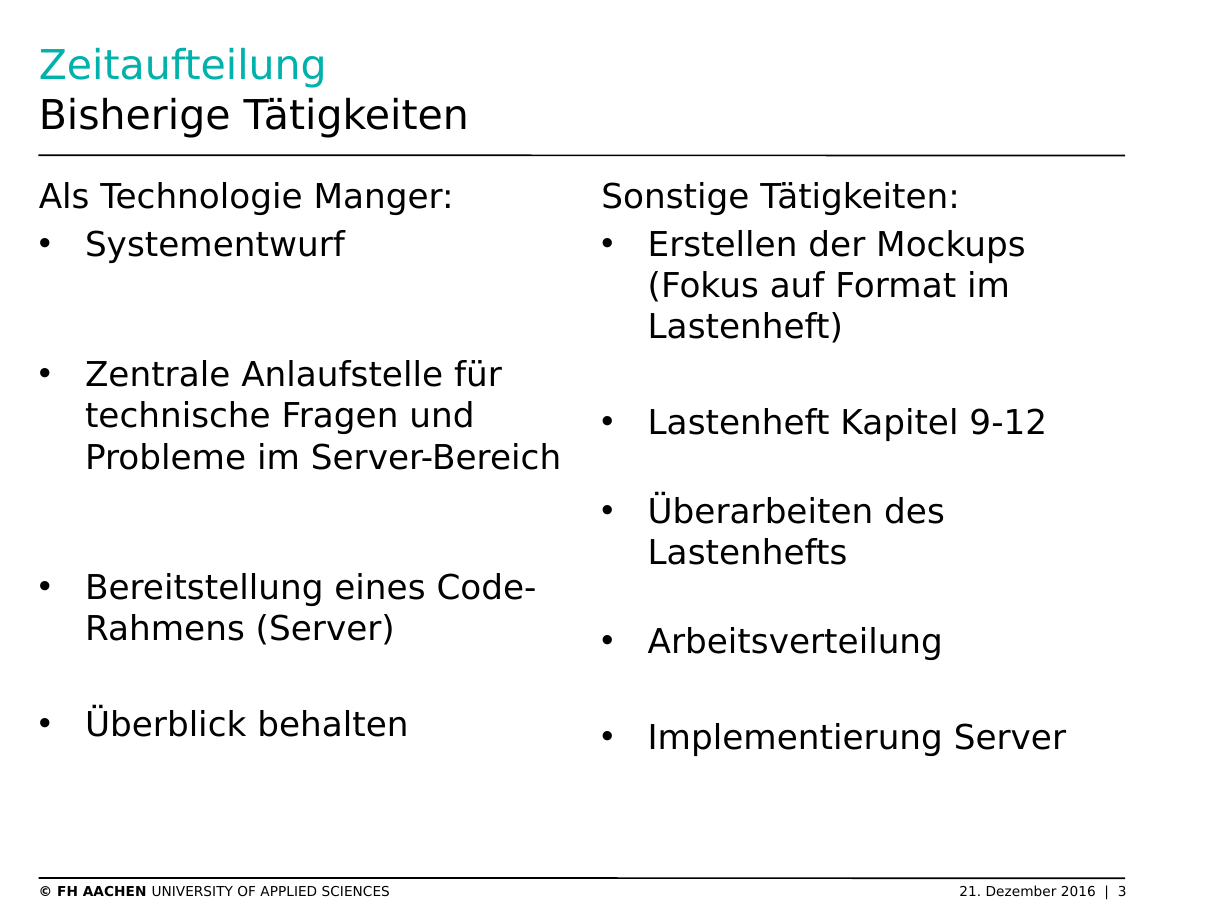
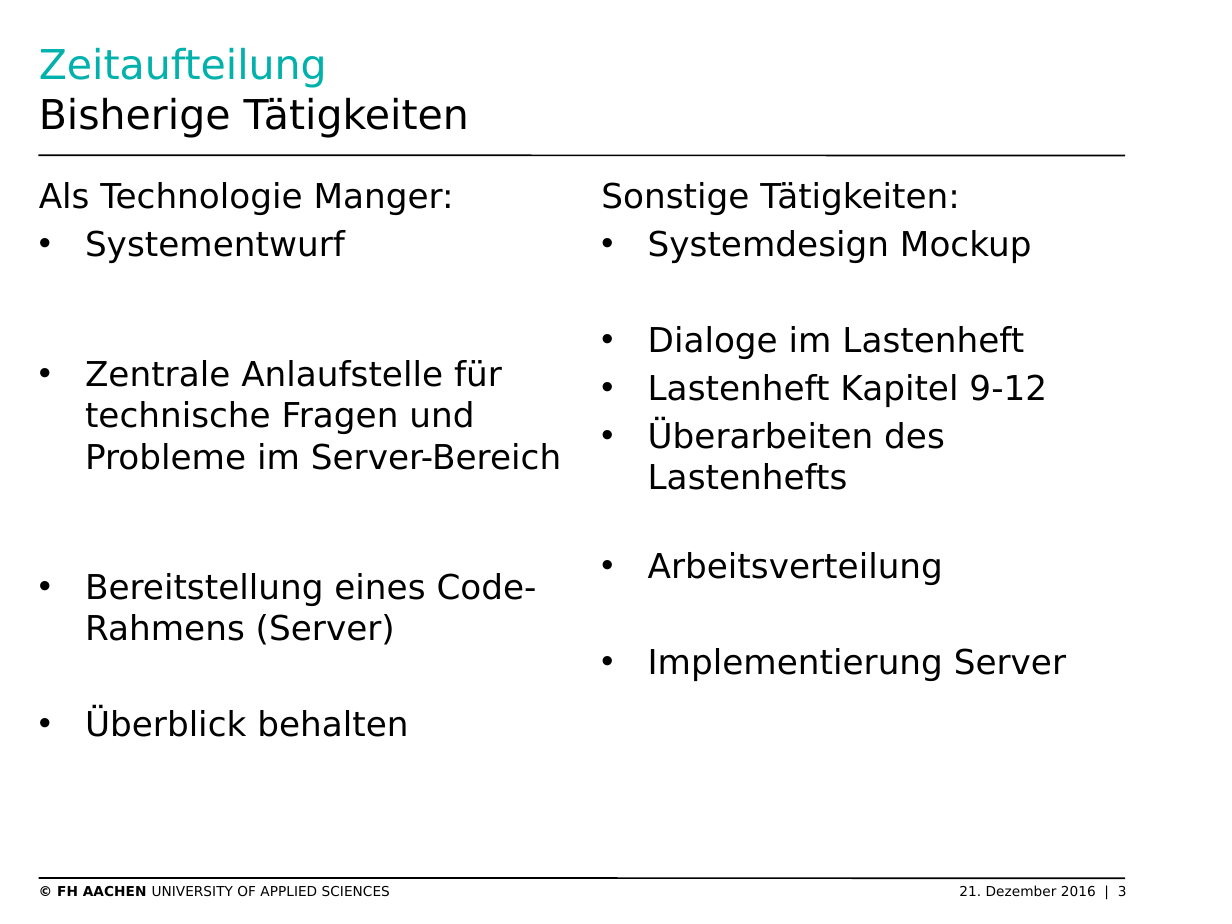
Before and after one commit to thomasgor/swe, a slide deck: slide 3 of Dokumente/Coaching/2016-12-21/2016-12-07 Rollentätigkeit Thomas Gorgels.pptx. Drawn at 1232x924 pixels with LibreOffice and Linux fonts; fonts in the diff are those of the drawing; background and template pictures are left out. Boxes give left, top, right and bottom in pixels: in the first picture for what was removed or moved away, otherwise in the second. Text is boxed around its words. In the diff, an @@ line names an element or a change of style, - is before the commit and + after.

```diff
--- a/Dokumente/Coaching/2016-12-21/2016-12-07 Rollentätigkeit Thomas Gorgels.pptx
+++ b/Dokumente/Coaching/2016-12-21/2016-12-07 Rollentätigkeit Thomas Gorgels.pptx
@@ text at box(648, 230, 1032, 359): text changed @@
-• Erstellen der Mockups (Fokus auf Format im Lastenheft)
+• Systemdesign Mockup
+• Dialoge im Lastenheft
```
Also in this commit, not shown: 3 other slides changed, 1 other file.
